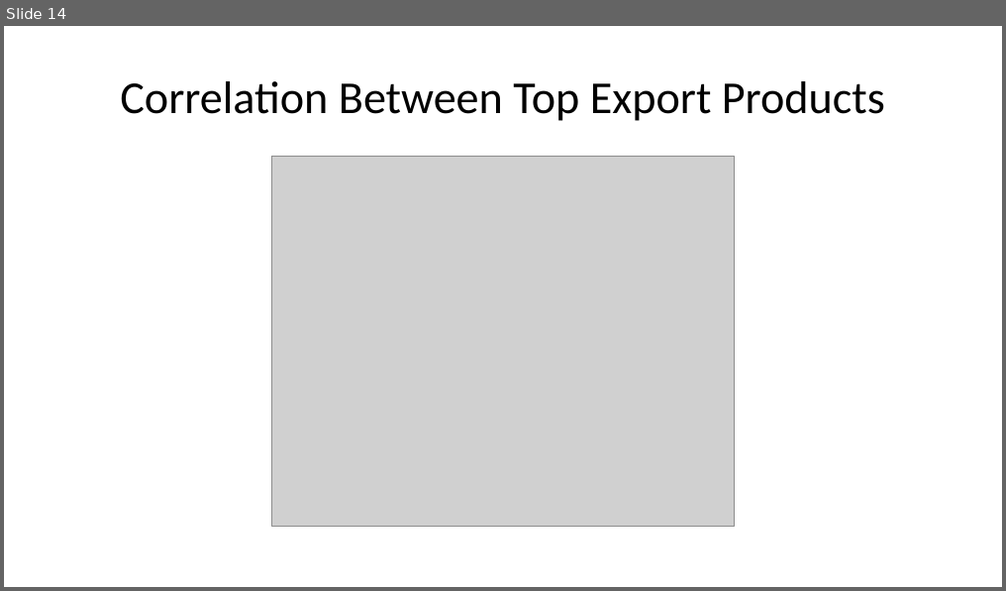
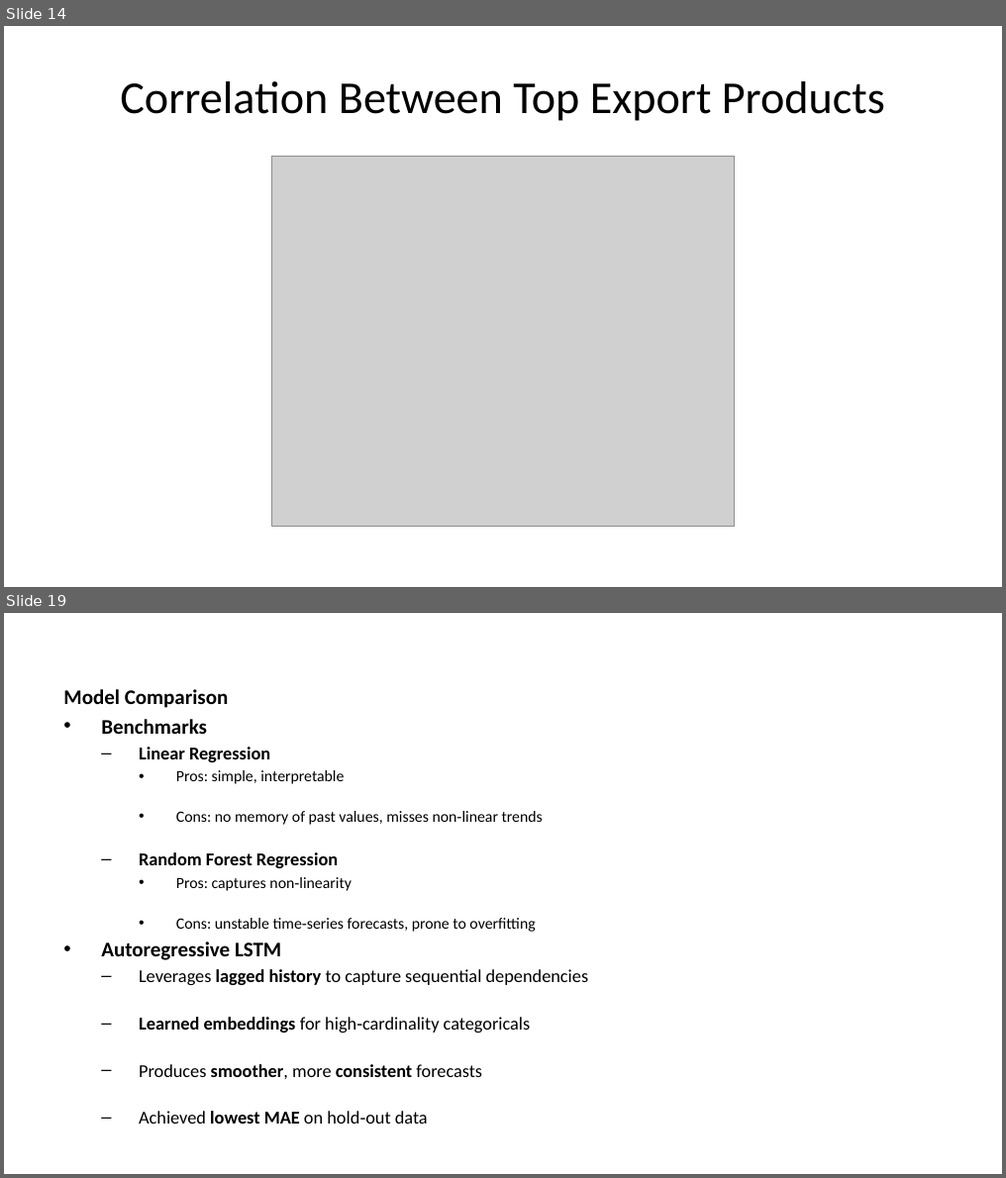
Before and after one commit to maxaus2002/ASSESSMENT-2-for-MAST7220, a slide deck: Presentation Report/Powerpoint.pptx. Shown one above the other, each under a label of ours: slide 14 before the commit, slides 14 and 19 after it; the slides between them are not shown. The pictures are 1006x591 and 1006x1178 pixels, drawn with LibreOffice and Linux fonts; fonts in the diff are those of the drawing; grey boxes stand for pictures. Boxes give left, top, right and bottom in pixels: in the first picture for what was removed or moved away, otherwise in the second. Text is boxed around its words. In the diff, an @@ line names an element or a change of style, - is before the commit and + after.

```diff
--- a/Presentation Report/Powerpoint.pptx
+++ b/Presentation Report/Powerpoint.pptx
@@ slide 19 added at (4, 613, 1002, 1174), background #FFFFFF @@
@@ text added at (63, 689, 589, 1124), 13.1 pt, text #000000 @@
+Model Comparison
+• Benchmarks
+  – Linear Regression
+    • Pros: simple, interpretable
+    • Cons: no memory of past values, misses non‑linear trends
+  – Random Forest Regression
+    • Pros: captures non‑linearity
+    • Cons: unstable time‑series forecasts, prone to overfitting
+• Autoregressive LSTM
+  – Leverages lagged history to capture sequential dependencies
+  – Learned embeddings for high‑cardinality categoricals
+  – Produces smoother, more consistent forecasts
+  – Achieved lowest MAE on hold‑out data
```
Also in this commit, not shown: 7 slides changed, 10 other slides added, 11 slides removed, 1 other file.
